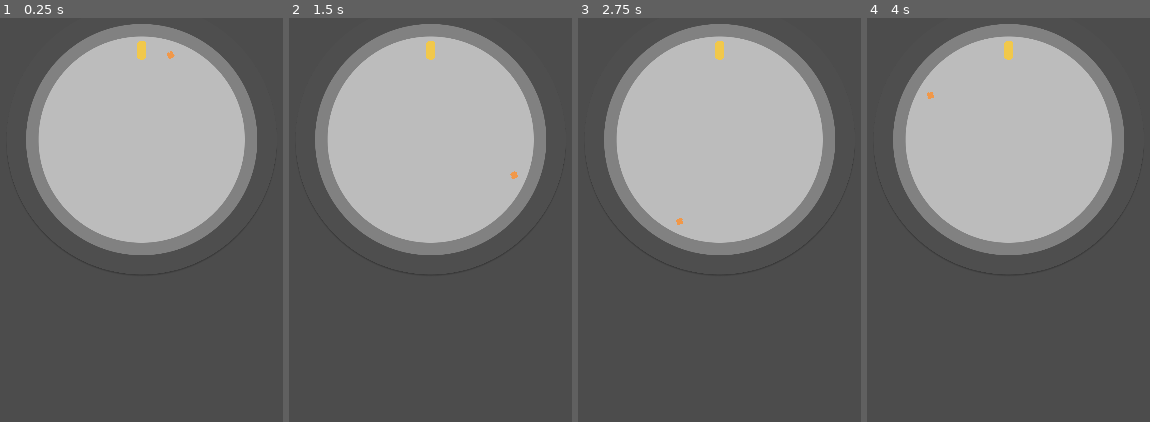
Above: before the commit, frames 1-4 (left to right).
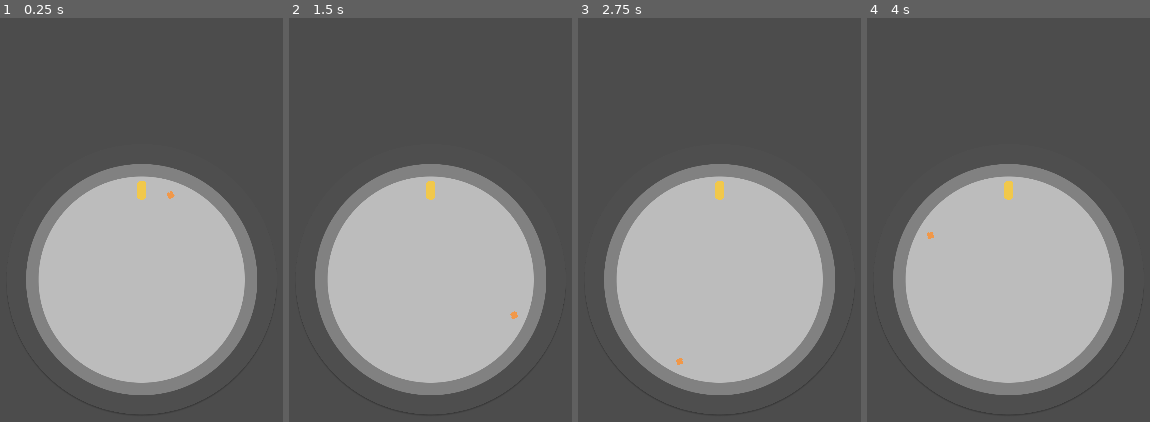
Above: after the commit, the same moments.

Repository: takecare/popthelock
Game: Godot game, scene res://scenes/Main.tscn
The game is run twice, just before and just after one commit, with the same random seed, the same clock (stepped at 60 frames per second) and the same inputs. The engine's default icon, where the game draws it, is replaced by a stand-in: a white triangle on a blue panel in a dark square.
Inputs (mouse positions are in pixels of both pictures, inside the frame that each line leads up to):
- Up to frame 1 (0.25 s): no input
- Up to frame 2 (1.5 s): move the mouse to (529, 264) at 0.52 s; click (529, 264) at 0.6 s; tap Enter at 1.25 s; move the mouse to (339, 345) at 1.27 s; click (339, 345) at 1.35 s
- Up to frame 3 (2.75 s): tap Space at 2 s; move the mouse to (764, 127) at 2.02 s; click (764, 127) at 2.1 s
- Up to frame 4 (4 s): move the mouse to (outside the picture) at 2.77 s; click (outside the picture) at 2.85 s; move the mouse to (outside the picture) at 3.52 s; click (outside the picture) at 3.6 s

The runs differ from the first frame. In frame 1, 57% of the frame differs, in the area x 9-91%, y 1-94%; in frame 2, 57%; in frame 3, 57%; in frame 4, 57%.

Commit message:
add "click" input action

Diff:
--- a/project.godot
+++ b/project.godot
@@ -19,7 +19,7 @@
 "language": "GDScript",
 "path": "res://scripts/Lock.gd"
 }, {
-"base": "Reference",
+"base": "",
 "class": "Target",
 "language": "GDScript",
 "path": "res://scripts/Target.gd"
@@ -43,6 +43,15 @@
 window/stretch/mode="2d"
 window/stretch/aspect="keep"
 
+[input]
+
+click={
+"deadzone": 0.5,
+"events": [ Object(InputEventMouseButton,"resource_local_to_scene":false,"resource_name":"","device":0,"alt":false,"shift":false,"control":false,"meta":false,"command":false,"button_mask":0,"position":Vector2( 0, 0 ),"global_position":Vector2( 0, 0 ),"factor":1.0,"button_index":1,"pressed":false,"doubleclick":false,"script":null)
+, Object(InputEventKey,"resource_local_to_scene":false,"resource_name":"","device":0,"alt":false,"shift":false,"control":false,"meta":false,"command":false,"pressed":false,"scancode":32,"unicode":0,"echo":false,"script":null)
+ ]
+}
+
 [physics]
 
 common/enable_pause_aware_picking=true
--- a/scenes/Main.tscn
+++ b/scenes/Main.tscn
@@ -9,12 +9,13 @@
 script = ExtResource( 3 )
 
 [node name="Lock" parent="." instance=ExtResource( 5 )]
-margin_top = 160.0
-margin_bottom = 597.0
+margin_top = 384.0
+margin_bottom = 821.0
 
 [node name="Target" parent="." instance=ExtResource( 2 )]
+position = Vector2( 360, 456 )
 scale = Vector2( 0.15, 0.15 )
 
 [node name="Crosshair" parent="." instance=ExtResource( 1 )]
-position = Vector2( 360, 72 )
+position = Vector2( 368, 456 )
 scale = Vector2( 0.15, 0.15 )
--- a/scripts/Crosshair.gd
+++ b/scripts/Crosshair.gd
@@ -2,3 +2,7 @@
 
 func _ready() -> void:
   pass # Replace with function body.
+
+func _physics_process(_delta: float) -> void:
+  if Input.is_action_just_pressed("click"):
+    print("click")
--- a/scripts/Main.gd
+++ b/scripts/Main.gd
@@ -8,8 +8,6 @@
 onready var target: Target = $Target
 onready var crosshair: Crosshair = $Crosshair
 
-# 360,72, s=0.15
-
 # should target and crosshair be children of lock?
 func _ready() -> void:
   target.position.x = lock.center.global_position.x
--- a/scripts/Target.gd
+++ b/scripts/Target.gd
@@ -1,15 +1,7 @@
 class_name Target extends "Rotatable.gd"
 
-# Declare member variables here. Examples:
-# var a: int = 2
-# var b: String = "text"
+func _ready() -> void:
+  pass
 
-
-# Called when the node enters the scene tree for the first time.
-func _ready() -> void:
-  pass # Replace with function body.
-
-
-# Called every frame. 'delta' is the elapsed time since the previous frame.
 #func _process(delta: float) -> void:
 #  pass
